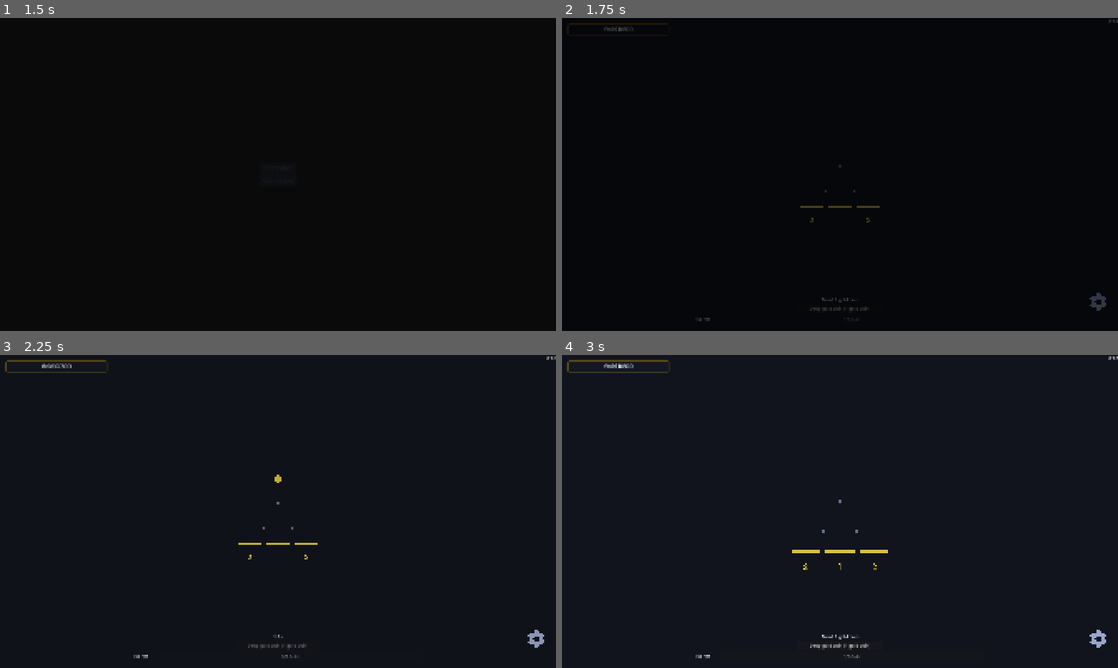
Above: before the commit, frames 1-4 (two rows, left to right).
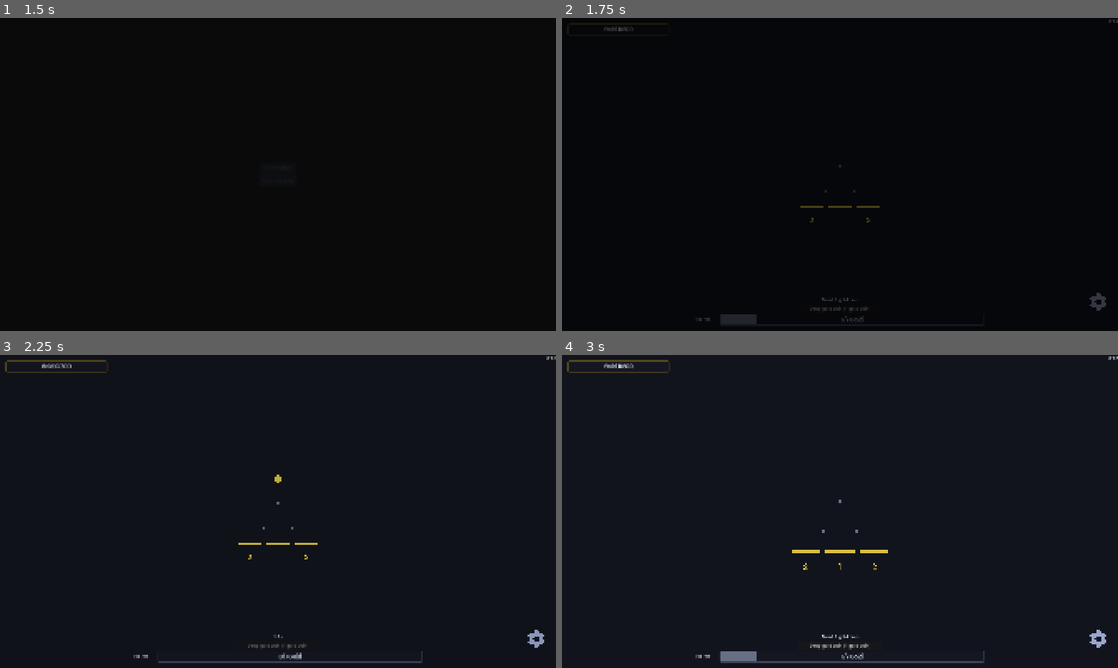
Above: after the commit, the same moments.

Repository: kjbrown-sandbox/pleenko
Game: Godot game, scene res://entities/main_menu/main_menu.tscn
Same seed, same stepped clock (60 frames per second), same inputs: the game is played once before the commit and once after it.
Inputs (mouse positions are in pixels of both pictures, inside the frame that each line leads up to):
- Up to frame 1 (1.5 s): click "Campaign" at 0.5 s; click "Campaign" at 1.25 s
- Up to frame 2 (1.75 s): no input
- Up to frame 3 (2.25 s): tap Enter at 2 s; move the mouse to (400, 495) at 2.02 s; hold Right (board_right) from 2.03 s (still down); hold Space (drop_coin) from 2.03 s (still down); click (400, 495) at 2.17 s
- Up to frame 4 (3 s): tap R (reset_game) at 2.75 s; move the mouse to (728, 527) at 2.77 s; release Right (board_right) at 2.78 s; release Space (drop_coin) at 2.78 s; hold Left (board_left) from 2.78 s (still down); tap 1 (drop_unrefined) at 2.85 s; click (728, 527) at 2.92 s

Frame 1 is identical in both runs. In frame 2, 0.2% of the frame differs, in the area x 28-55%, y 94-98%; in frame 3, 0.4%; in frame 4, 0.6%, in the area x 25-76%, y 94-99%.

Commit message:
Colors are now palette white, not true white

Diff:
--- a/entities/fill_bar/fill_bar.gd
+++ b/entities/fill_bar/fill_bar.gd
@@ -129,8 +129,8 @@
 
 	var base_bg := t.bg_shade_1
 	var normal_style := t._make_stylebox(base_bg, border_col)
-	var hover_style := t._make_stylebox(base_bg, Color.WHITE)
-	var pressed_style := t._make_stylebox(base_bg, Color.WHITE)
+	var hover_style := t._make_stylebox(base_bg, t.normal_text_color)
+	var pressed_style := t._make_stylebox(base_bg, t.normal_text_color)
 	var disabled_style := t._make_stylebox(base_bg, disabled_border)
 
 	button.add_theme_stylebox_override("normal", normal_style)
--- a/entities/level_section/level_section.gd
+++ b/entities/level_section/level_section.gd
@@ -42,7 +42,10 @@
 # 	_fill_label.add_theme_color_override("font_color", text_color)
 
 func _ready() -> void:
+	var t: VisualTheme = ThemeProvider.theme
+	progress_bar.setup(t.button_enabled_color, t.button_disabled_color)
 	progress_bar.set_main_disabled(true)
+	progress_bar.main_button.mouse_filter = Control.MOUSE_FILTER_IGNORE
 
 	LevelManager.level_changed.connect(_on_level_changed)
 	CurrencyManager.currency_changed.connect(_on_currency_changed)
